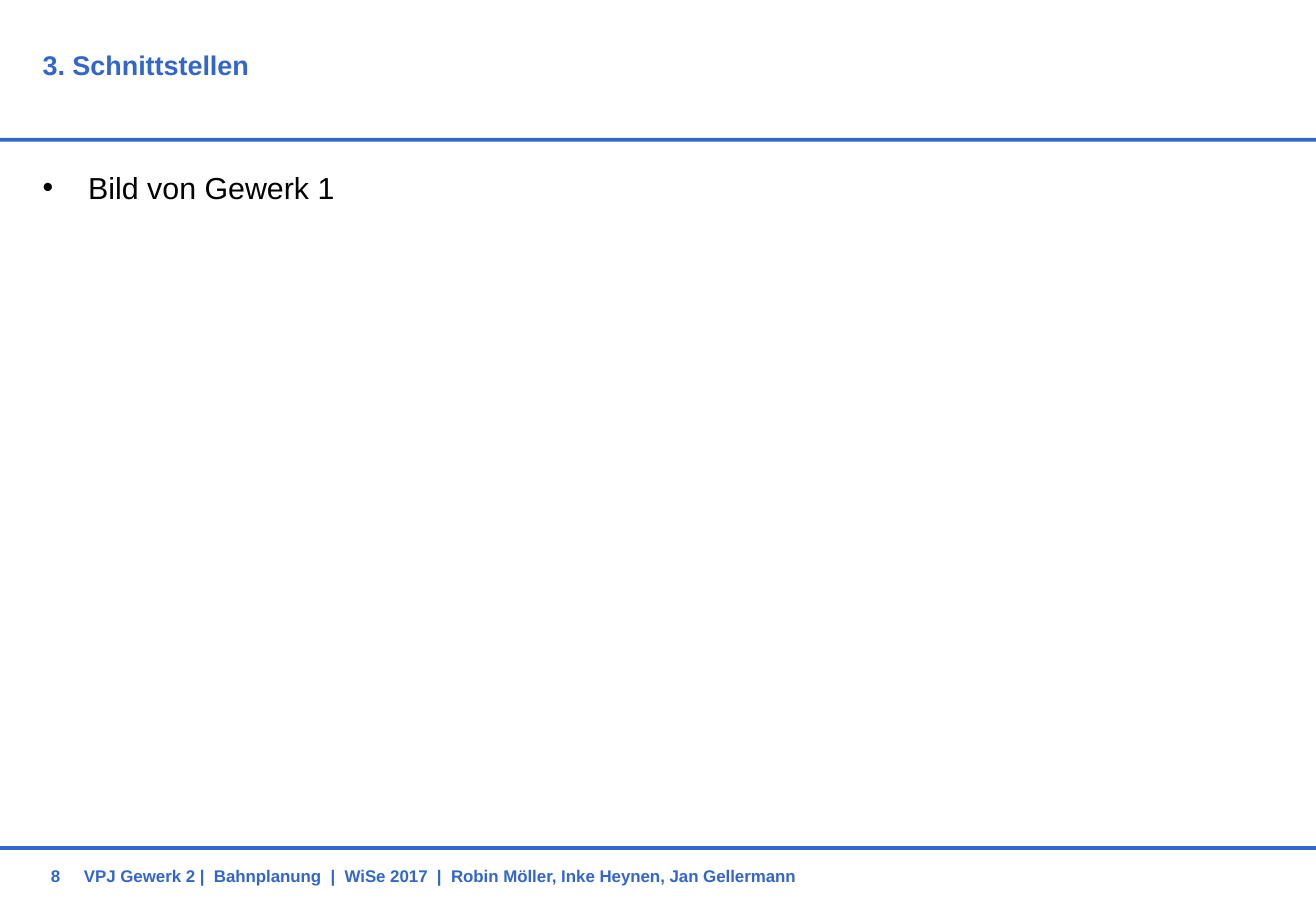
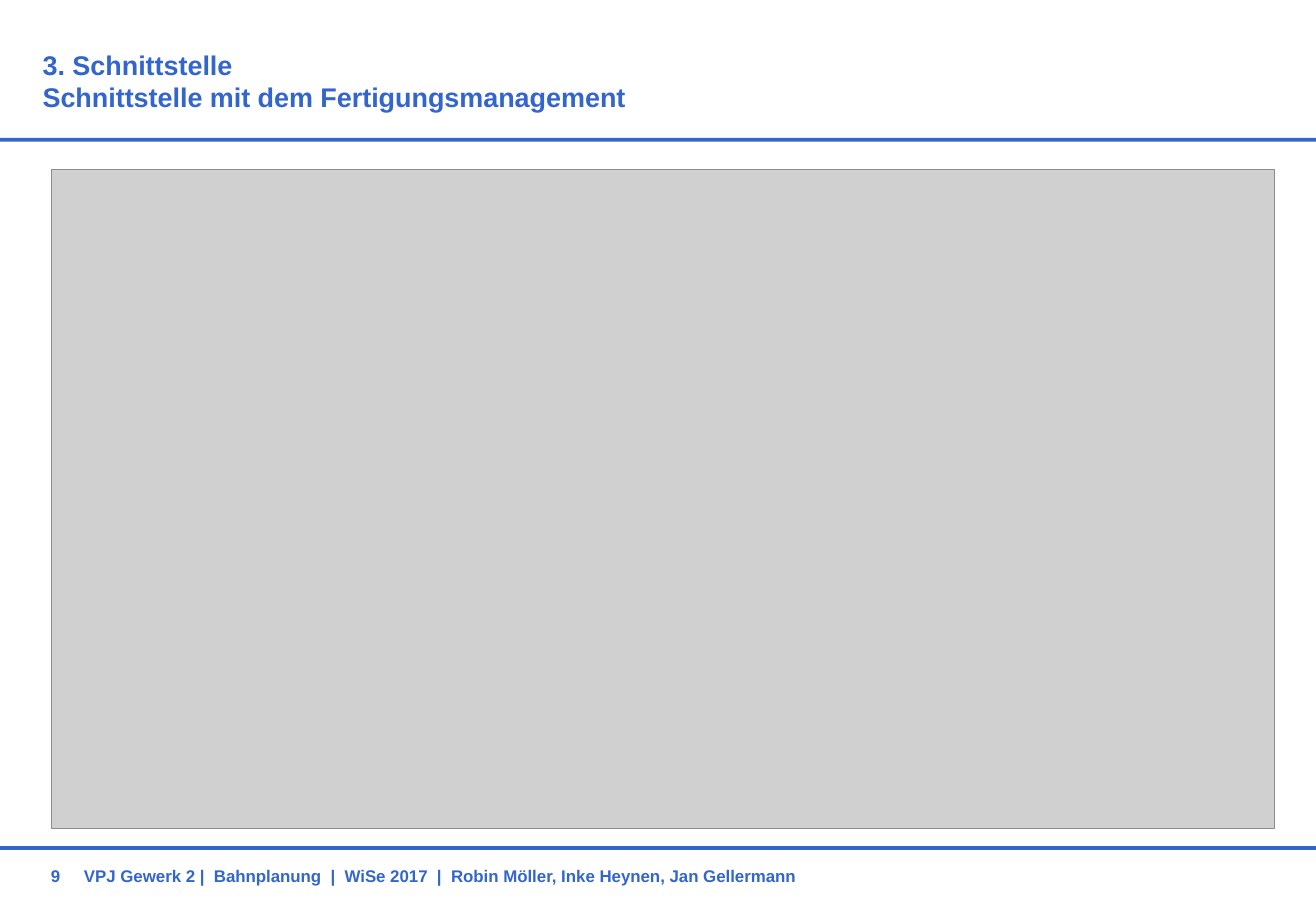
Before and after one commit to RobinMoeller/VPJ-Gewerk-2, a slide deck: slide 9 of Präsi_Konzept.pptx (slide 8 before the commit). Drawn at 1316x911 pixels with LibreOffice and Linux fonts; fonts in the diff are those of the drawing; grey boxes stand for pictures; background and template pictures are left out. Boxes give left, top, right and bottom in pixels: in the first picture for what was removed or moved away, otherwise in the second. Text is boxed around its words. In the diff, an @@ line names an element or a change of style, - is before the commit and + after.

```diff
--- a/Präsi_Konzept.pptx
+++ b/Präsi_Konzept.pptx
@@ title at (43, 55, 625, 112): text changed @@
-3. Schnittstellen
+3. Schnittstelle
+Schnittstelle mit dem Fertigungsmanagement
@@ picture added at (52, 169, 1276, 829) @@
@@ text removed at (88, 177, 335, 200) @@
-• Bild von Gewerk 1
```
Also in this commit, not shown: 5 other slides changed, 1 slide added.
